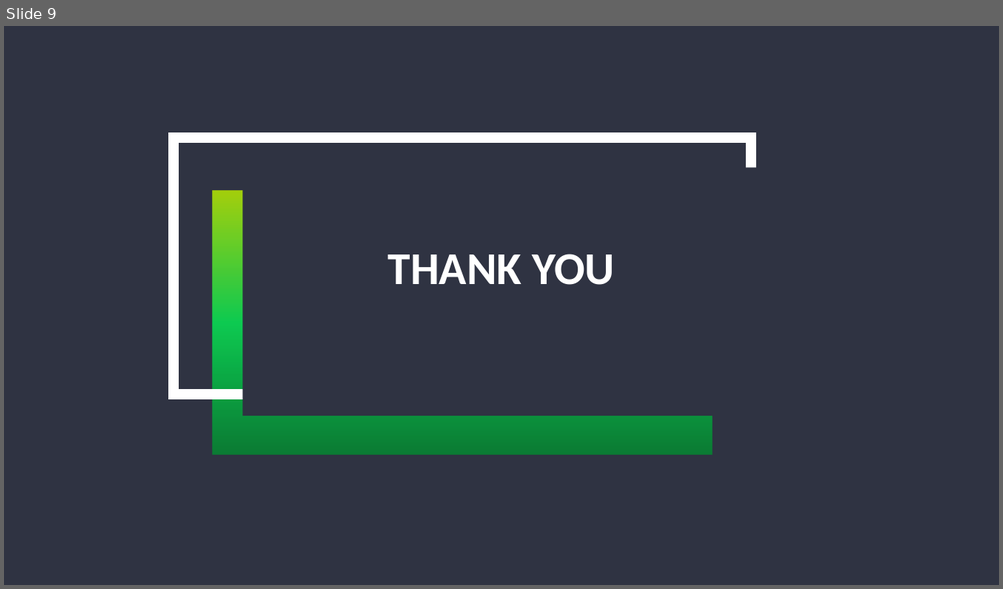
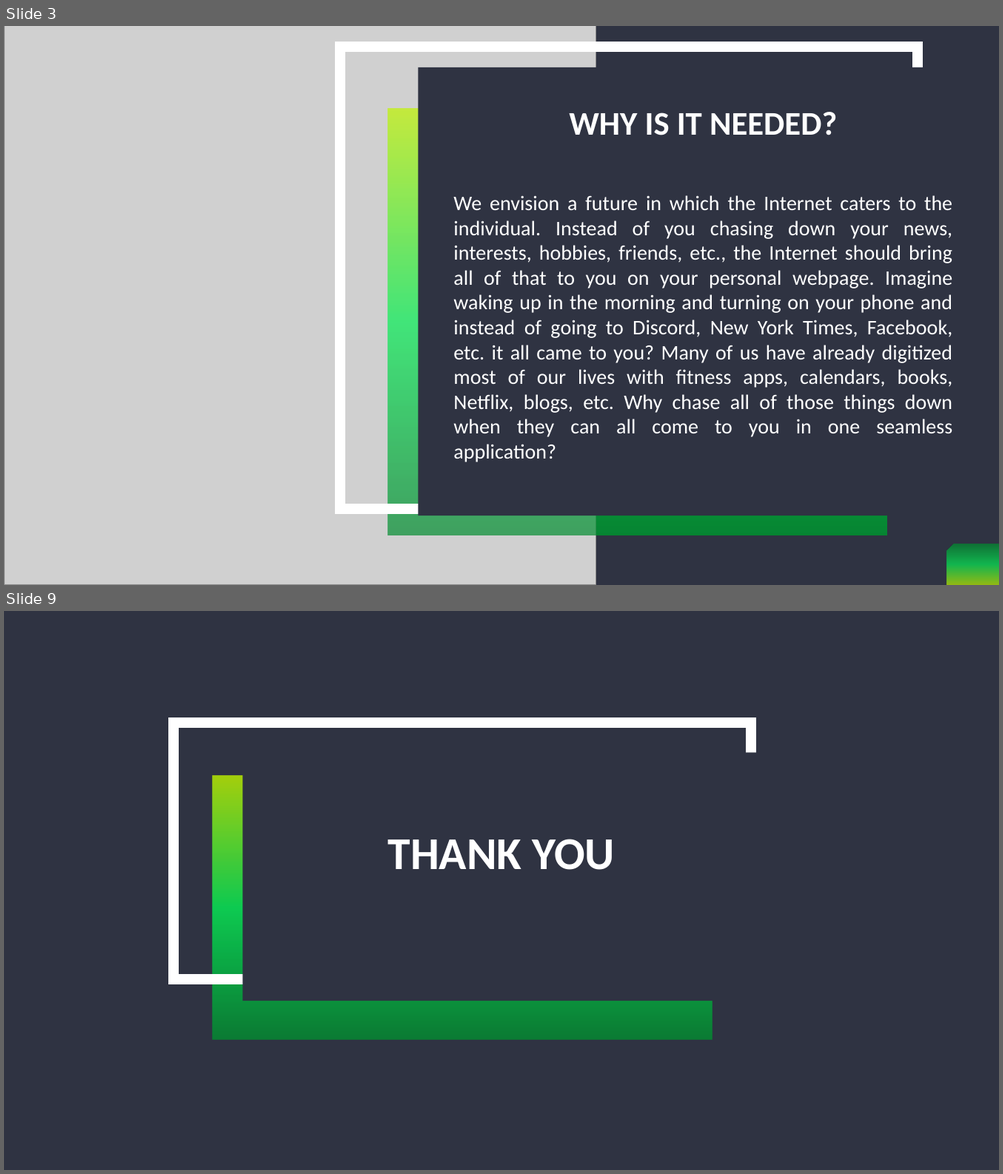
Before and after one commit to IBatsios/capstone, a slide deck: docs/presentations/presentation_1.pptx. Shown one above the other, each under a label of ours: slide 9 before the commit, slides 3 and 9 after it; the slides between them are not shown. The pictures are 1003x589 and 1003x1174 pixels, drawn with LibreOffice and Linux fonts; fonts in the diff are those of the drawing; grey boxes stand for pictures; background and template pictures are left out. Boxes give left, top, right and bottom in pixels: in the first picture for what was removed or moved away, otherwise in the second. Text is boxed around its words. In the diff, an @@ line names an element or a change of style, - is before the commit and + after.

```diff
--- a/docs/presentations/presentation_1.pptx
+++ b/docs/presentations/presentation_1.pptx
@@ slide 3 added at [4, 26, 999, 585], background #2F3342 @@
@@ picture added at [4, 26, 596, 585] @@
@@ rectangle added at [340, 47, 917, 509], outline #FFFFFF 10 pt @@
@@ rectangle added at [418, 67, 946, 515], fill #2F3342 @@
@@ rectangle added at [387, 109, 887, 536], fill gradient #038B30 to #05EE55 to #C0F400 @@
@@ rectangle added at [387, 109, 887, 536], fill gradient #038B30 to #05EE55 to #C0F400 @@
@@ title added at [569, 112, 836, 136], 32 pt, text #FFFFFF, bold @@
+WHY IS IT NEEDED?
@@ text added at [453, 195, 953, 463], 20 pt, text #FFFFFF @@
+We envision a future in which the Internet caters to the individual. Instead of you chasing down your news, interests, hobbies, friends, etc., the Internet should bring all of that to you on your personal webpage. Imagine waking up in the morning and turning on your phone and instead of going to Discord, New York Times, Facebook, etc. it all came to you? Many of us have already digitized most of our lives with fitness apps, calendars, books, Netflix, blogs, etc. Why chase all of those things down when they can all come to you in one seamless application?
@@ snip rect added at [946, 545, 999, 585], fill gradient #038B30 to #05EE55 to #C0F400 @@
```
Also in this commit, not shown: 5 slides changed, 1 other slide added, 2 slides removed.
